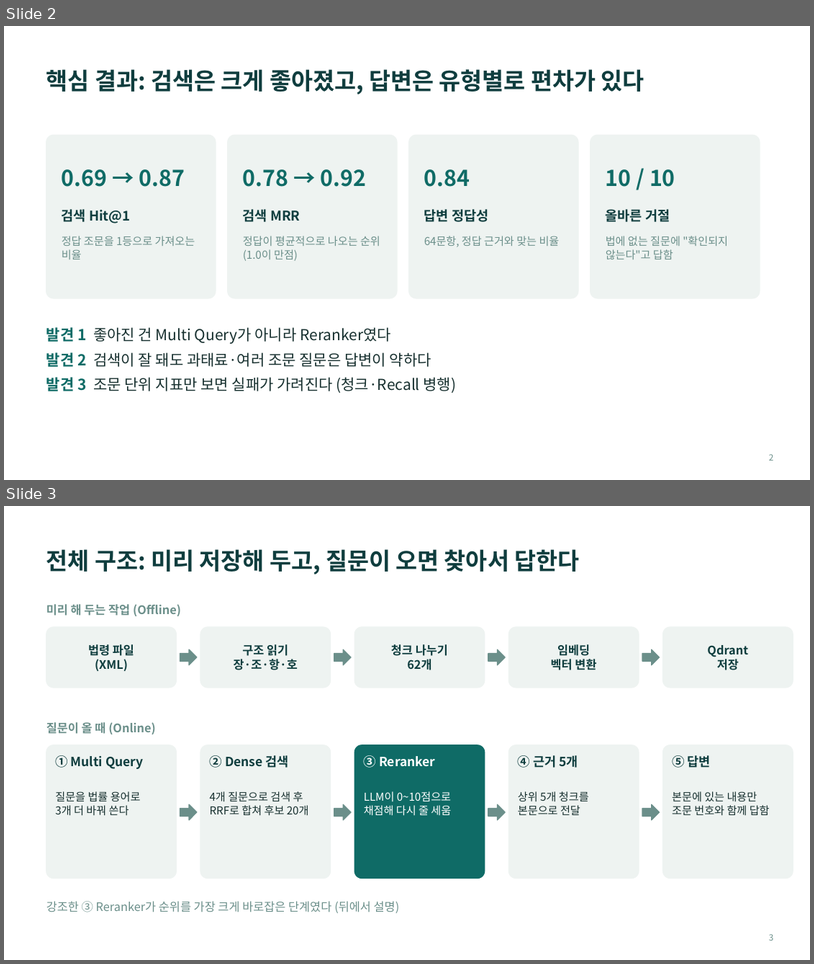
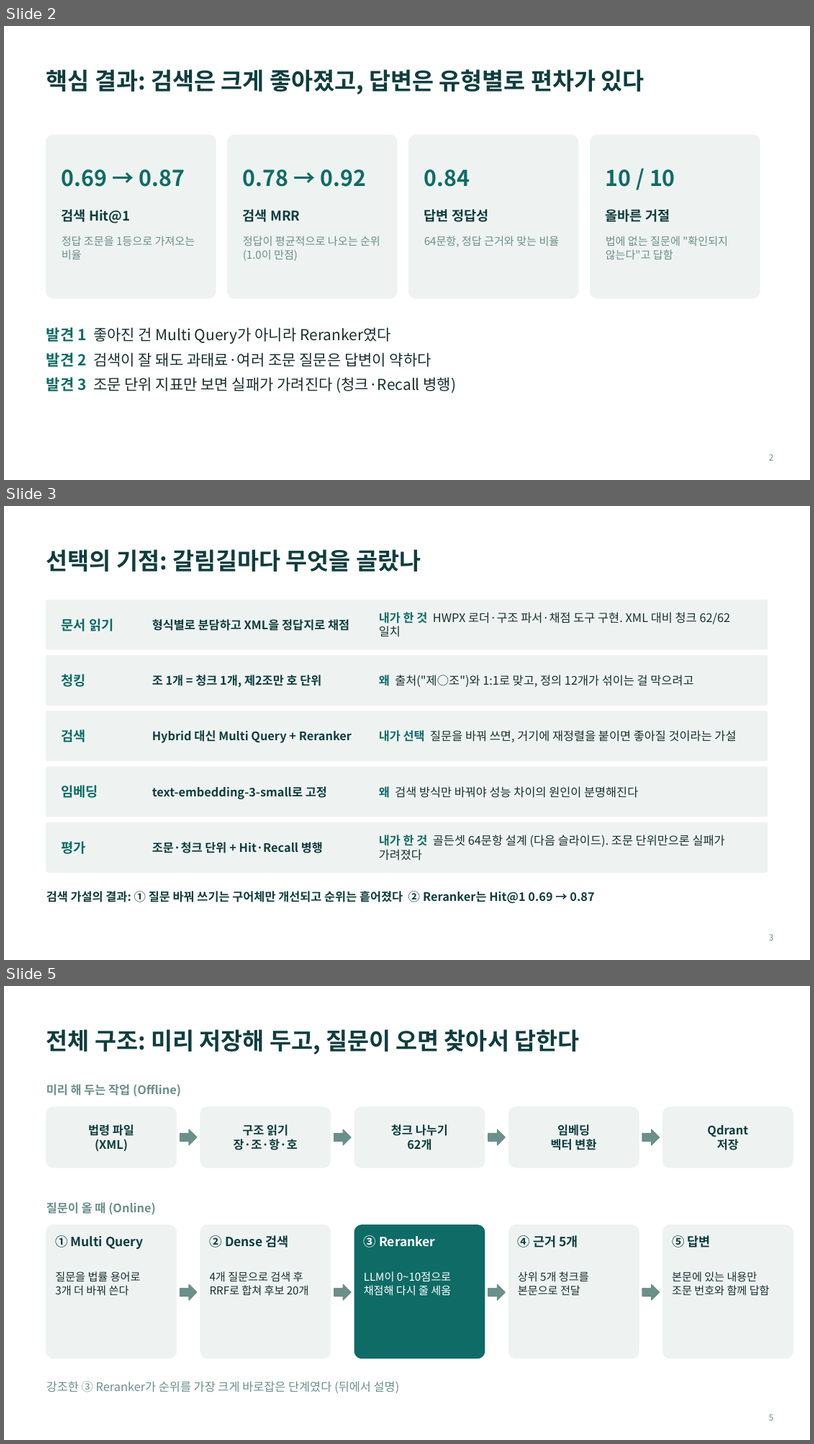
Before and after one commit to hatholion/RAG_Mini_Project, a slide deck: report/REPORT.pptx. Shown one above the other, each under a label of ours: slides 2 and 3 before the commit, slides 2, 3 and 5 after it; the slides between them are not shown. The pictures are 814x964 and 814x1444 pixels, drawn with LibreOffice and Linux fonts; fonts in the diff are those of the drawing. Boxes give left, top, right and bottom in pixels: in the first picture for what was removed or moved away, otherwise in the second. Text is boxed around its words. In the diff, an @@ line names an element or a change of style, - is before the commit and + after.

```diff
--- a/report/REPORT.pptx
+++ b/report/REPORT.pptx
@@ slide 3 added at (4,506,810,960), background #FFFFFF @@
@@ title added at (46,549,421,572), 28 pt, text #0F3D3E, bold @@
+선택의 기점: 갈림길마다 무엇을 골랐나
@@ rounded rectangle added at (46,600,768,649), fill #EEF3F1, outline #EEF3F1 1 pt @@
@@ text added at (379,612,731,637), 14 pt, text #17302F @@
+내가 한 것 HWPX 로더·구조 파서·채점 도구 구현. XML 대비 청크 62/62 일치
@@ text added at (62,618,113,631), 16 pt, text #0F6B66, bold @@
+문서 읽기
@@ text added at (152,619,350,631), 14 pt, text #0F3D3E, bold @@
+형식별로 분담하고 XML을 정답지로 채점
@@ rounded rectangle added at (46,656,768,705), fill #EEF3F1, outline #EEF3F1 1 pt @@
@@ text added at (62,674,86,687), 16 pt, text #0F6B66, bold @@
+청킹
@@ text added at (152,674,322,687), 14 pt, text #0F3D3E, bold @@
+조 1개 = 청크 1개, 제2조만 호 단위
@@ text added at (379,674,694,687), 14 pt, text #17302F @@
+왜 출처("제○조")와 1:1로 맞고, 정의 12개가 섞이는 걸 막으려고
@@ rounded rectangle added at (46,711,768,761), fill #EEF3F1, outline #EEF3F1 1 pt @@
@@ text added at (62,729,86,742), 16 pt, text #0F6B66, bold @@
+검색
@@ text added at (152,730,352,743), 14 pt, text #0F3D3E, bold @@
+Hybrid 대신 Multi Query + Reranker
@@ text added at (379,730,736,742), 14 pt, text #17302F @@
+내가 선택 질문을 바꿔 쓰면, 거기에 재정렬을 붙이면 좋아질 것이라는 가설
@@ rounded rectangle added at (46,767,768,816), fill #EEF3F1, outline #EEF3F1 1 pt @@
@@ text added at (62,785,98,798), 16 pt, text #0F6B66, bold @@
+임베딩
@@ text added at (152,786,327,799), 14 pt, text #0F3D3E, bold @@
+text-embedding-3-small로 고정
@@ text added at (379,786,638,798), 14 pt, text #17302F @@
+왜 검색 방식만 바꿔야 성능 차이의 원인이 분명해진다
@@ rounded rectangle added at (46,822,768,872), fill #EEF3F1, outline #EEF3F1 1 pt @@
@@ text added at (62,841,86,854), 16 pt, text #0F6B66, bold @@
+평가
@@ text added at (152,842,323,853), 14 pt, text #0F3D3E, bold @@
+조문·청크 단위 + Hit·Recall 병행
@@ text added at (379,834,725,860), 14 pt, text #17302F @@
+내가 한 것 골든셋 64문항 설계 (다음 슬라이드). 조문 단위만으론 실패가 가려졌다
@@ text added at (46,890,594,903), 14 pt, text #0F3D3E, bold @@
+검색 가설의 결과: ① 질문 바꿔 쓰기는 구어체만 개선되고 순위는 흩어졌다 ② Reranker는 Hit@1 0.69 → 0.87
@@ page number added at (769,934,774,940), 10 pt, text #6B8F8A @@
+3
@@ what was slide 3 is now slide 5 @@
@@ page number at (769,1414,774,1420): text changed @@
-3
+5
```
Also in this commit, not shown: 1 slide changed, 1 other slide added, 2 other files.
